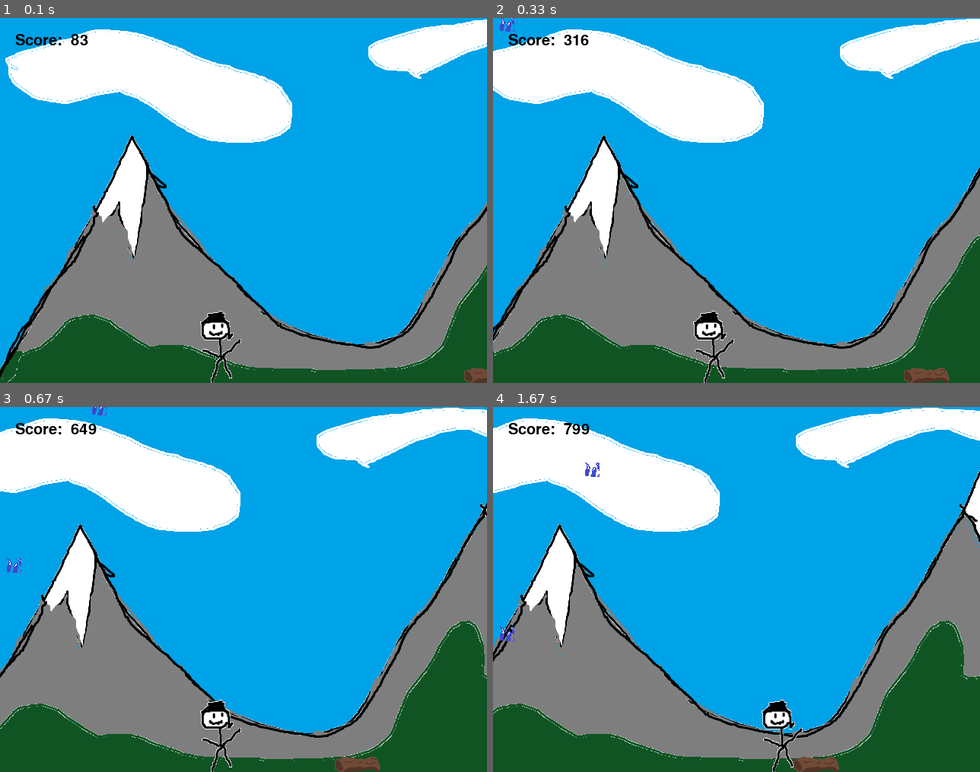
Above: before the commit, frames 1-4 (two rows, left to right).
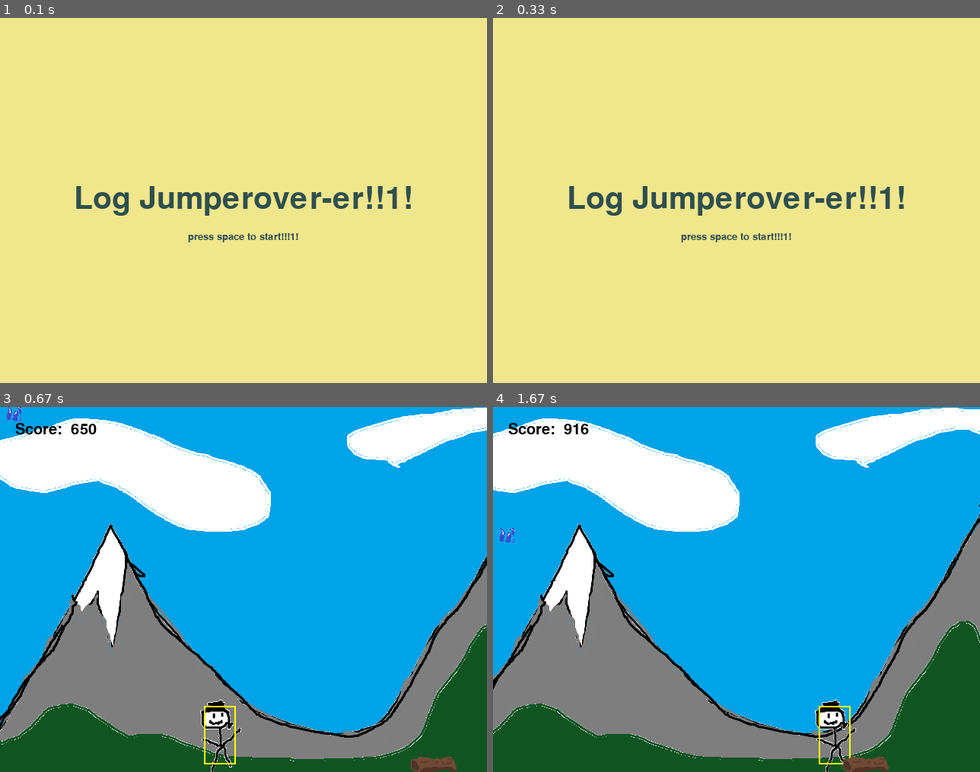
Above: after the commit, the same moments.

Repository: EnragedBread/how_to_pygame
Game: pygame game, started from main.py
The game is run twice, just before and just after one commit, with the same random seed, the same clock (stepped at 60 frames per second) and the same inputs.
Inputs:
- Up to frame 1 (0.1 s): no input
- Up to frame 2 (0.33 s): no input
- Up to frame 3 (0.67 s): tap Space at 0.33 s
- Up to frame 4 (1.67 s): hold Right 0.67-1.13 s

The runs differ from the first frame. In frame 1, 100% of the frame differs, in the area x 0-100%, y 0-100%; in frame 2, 100%; in frame 3, 22%; in frame 4, 18%.

Commit message:
create title and game scenes

Diff:
--- a/constants.py
+++ b/constants.py
@@ -1,2 +1,4 @@
 SCREEN_WIDTH = 640
 SCREEN_HEIGHT = 480
+
+FPS = 60
--- /dev/null
+++ b/game_scene.py
@@ -0,0 +1,67 @@
+import time
+
+import pygame
+
+from background import Background
+from hud import HUD
+from lumber import Lumber
+from player import Player
+from raindrop import Raindrop
+from scene import Scene
+
+class GameScene(Scene):
+    def __init__(self):
+        super().__init__()
+        self.ADDRAINDROP = pygame.USEREVENT + 1
+        pygame.time.set_timer(self.ADDRAINDROP, 300)
+
+        self.backgrounds = [Background(0), Background(1)]
+        self.player = Player()
+        self.lumber = Lumber()
+        self.raindrops = pygame.sprite.Group()
+        self.obstacles = pygame.sprite.Group()
+        self.obstacles.add(self.lumber)
+        self.all_sprites = pygame.sprite.Group()
+        self.all_sprites.add(self.player)
+        self.all_sprites.add(self.lumber)
+        self.hud = HUD()
+
+        self.collision = False
+
+    def handle_event(self, event):
+        if event.type == self.ADDRAINDROP:
+            new_raindrop = Raindrop()
+            self.raindrops.add(new_raindrop)
+            self.all_sprites.add(new_raindrop)
+            self.obstacles.add(new_raindrop)
+
+        pressed_keys = pygame.key.get_pressed()
+        self.player.handle_keys(pressed_keys)
+
+    def render(self, screen):
+        screen.fill(pygame.Color('lightgrey'))
+        for background in self.backgrounds:
+            background.render(screen)
+
+        for entity in self.all_sprites:
+            entity.render(screen)
+        self.hud.render(screen)
+
+        pygame.display.flip()
+
+        if self.collision == True:
+            time.sleep(2)
+            self.player.kill()
+            self.manager.quit()
+
+    def update(self):
+        self.player.update()
+        self.lumber.update()
+        self.raindrops.update()
+        self.hud.update()
+
+        for background in self.backgrounds:
+            background.update()
+
+        if pygame.sprite.spritecollideany(self.player.hitbox, self.obstacles):
+            self.collision = True
--- a/hitbox.py
+++ b/hitbox.py
@@ -11,4 +11,4 @@
         self.rect = pygame.Rect(player_rect.x + 10, player_rect.y + 10, player_rect.width - 20, player_rect.height -  20)
 
     def render(self, screen):
-        pass
+        pygame.draw.rect(screen, pygame.Color('yellow'), self.rect, 2)
--- a/main.py
+++ b/main.py
@@ -1,72 +1,14 @@
-import random
-import time
+import pygame
 
-import pygame
-from pygame.locals import (K_ESCAPE, K_LEFT, K_RIGHT, K_SPACE, KEYDOWN, QUIT, RLEACCEL, K_a, K_d, K_s, K_w)
-
-from background import Background
-from constants import SCREEN_HEIGHT, SCREEN_WIDTH
-from hud import HUD
-from lumber import Lumber
-from player import Player
-from raindrop import Raindrop
+from scene_manager import SceneManager
 
 #things I kind of want to do
 #highscore saving, powerup(protects from raindrops), start screen
 
-pygame.init()
-screen = pygame.display.set_mode((SCREEN_WIDTH, SCREEN_HEIGHT))
-screen.fill(pygame.Color('lightgrey'))
-clock = pygame.time.Clock()
+def main():
+    scenemanager = SceneManager()
+    scenemanager.loop()
 
-ADDRAINDROP = pygame.USEREVENT + 1
-pygame.time.set_timer(ADDRAINDROP, 300)
-
-backgrounds = [Background(0), Background(1)]
-player = Player()
-lumber = Lumber()
-raindrops = pygame.sprite.Group()
-obstacles = pygame.sprite.Group()
-obstacles.add(lumber)
-all_sprites = pygame.sprite.Group()
-all_sprites.add(player)
-all_sprites.add(lumber)
-hud = HUD()
-
-running = True
-while running:
-    for event in pygame.event.get():
-        if event.type == QUIT:
-            running = False
-        elif event.type == KEYDOWN and event.key == K_ESCAPE:
-            running = False
-        elif event.type == ADDRAINDROP:
-            new_raindrop = Raindrop()
-            raindrops.add(new_raindrop)
-            all_sprites.add(new_raindrop)
-            obstacles.add(new_raindrop)
-    pressed_keys = pygame.key.get_pressed()
-
-    player.handle_keys(pressed_keys)
-    player.update()
-    lumber.update()
-    raindrops.update()
-    hud.update()
-
-    screen.fill(pygame.Color('lightgrey'))
-    for background in backgrounds:
-        background.update()
-        background.render(screen)
-
-    for entity in all_sprites:
-        entity.render(screen)
-    hud.render(screen)
-
-    pygame.display.flip()
-
-    if pygame.sprite.spritecollideany(player.hitbox, obstacles):
-        time.sleep(2)
-        player.kill()
-        running = False
-
-    clock.tick(60)
+if __name__ == "__main__":
+    pygame.init()
+    main()
--- a/player.py
+++ b/player.py
@@ -23,6 +23,7 @@
 
     def render(self, screen):
         screen.blit(self.surf, self.rect)
+        self.hitbox.render(screen)
 
     def handle_keys(self, keys):
         if keys[K_a] or keys[K_LEFT]:
--- /dev/null
+++ b/scene.py
@@ -0,0 +1,12 @@
+class Scene():
+    def __init__(self):
+        self.manager = None
+
+    def handle_event(self, event):
+        raise NotImplementedError
+
+    def render(self, screen):
+        raise NotImplementedError
+
+    def update(self):
+        raise NotImplementedError
--- /dev/null
+++ b/scene_manager.py
@@ -0,0 +1,35 @@
+import time
+
+import pygame
+from pygame.locals import KEYDOWN, QUIT, K_ESCAPE
+
+from constants import SCREEN_HEIGHT, SCREEN_WIDTH, FPS
+from title_scene import TitleScene
+
+class SceneManager():
+    def __init__(self):
+        self.screen = pygame.display.set_mode((SCREEN_WIDTH, SCREEN_HEIGHT))
+        self.clock = pygame.time.Clock()
+        self.running = True
+        self.switch_to(TitleScene())
+
+    def switch_to(self, scene):
+        self.scene = scene
+        self.scene.manager = self
+
+    def loop(self):
+        while self.running:
+            event = pygame.event.poll()
+            if event.type == QUIT:
+                self.quit()
+            elif event.type == KEYDOWN and event.key == K_ESCAPE:
+                self.quit()
+            self.scene.handle_event(event)
+
+            self.scene.update()
+            self.scene.render(self.screen)
+
+            self.clock.tick(FPS)
+
+    def quit(self):
+        self.running = False
--- /dev/null
+++ b/title_scene.py
@@ -0,0 +1,31 @@
+import pygame
+from pygame.locals import KEYDOWN, K_SPACE
+
+from scene import Scene
+from game_scene import GameScene
+
+class TitleScene(Scene):
+    def __init__(self):
+        super().__init__()
+        self.font_large = pygame.font.Font(None, 60)
+        self.font_small = pygame.font.Font(None, 20)
+        self.title_text = self.font_large.render("Log Jumperover-er!!1!", True, pygame.Color('darkslategrey'))
+        self.continue_text = self.font_small.render("press space to start!!!1!", True, pygame.Color('darkslategrey'))
+
+    def handle_event(self, event):
+        if event.type == KEYDOWN and event.key == K_SPACE:
+            self.manager.switch_to(GameScene())
+
+    def render(self, screen):
+        screen.fill(pygame.Color('khaki'))
+        y_offset = 0
+        for text in [self.title_text, self.continue_text]:
+            x = (screen.get_width() - text.get_width()) // 2
+            y = (screen.get_height() - text.get_height()) // 2 + y_offset
+            screen.blit(text, (x,y))
+            y_offset += text.get_height() + 5
+
+        pygame.display.flip()
+
+    def update(self):
+        pass
